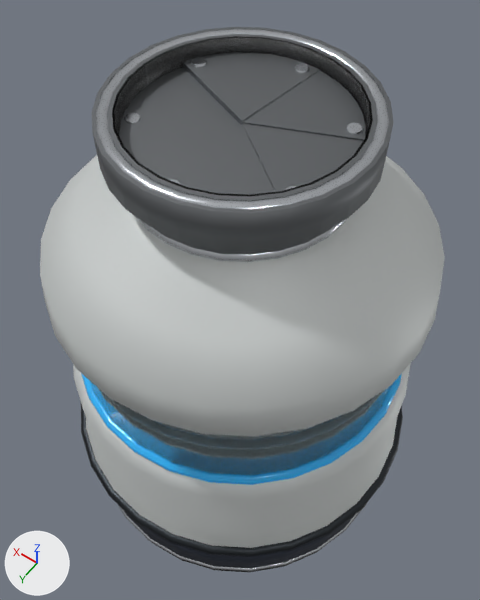
Before and after pictures for a commit that changed the Blender file Assets/Game/Art/Models/_Source~/models/gear/bottled_singularity.blend.
Before and after are seen from a camera (50 mm lens) standing at (-0.087, 0.123, 0.296) and looking at (0.004, -0.005, 0.096). The axes (+X, +Y, +Z) are drawn at lower left. The lights are the same throughout. The first picture is the older version.

Names of what the first picture shows: 'Mesh_BottledSingularity_Band', 'Mesh_BottledSingularity_RimLight', 'Mesh_FlaskBody_Squat_Cowl', 'Mesh_FlaskBody_Squat_Shell', 'Mesh_FlaskBody_Squat_Window', 'Mesh_FlaskCollar_Iris_Leaf_1', 'Mesh_FlaskCollar_Iris_Leaf_2', 'Mesh_FlaskCollar_Iris_Leaf_3', 'Mesh_FlaskCollar_Iris_Leaf_4', 'Mesh_FlaskCollar_Iris_Leaf_5', 'Mesh_FlaskCollar_Iris_Leaf_6', 'Mesh_FlaskCollar_Iris_Ring' and 1 more.
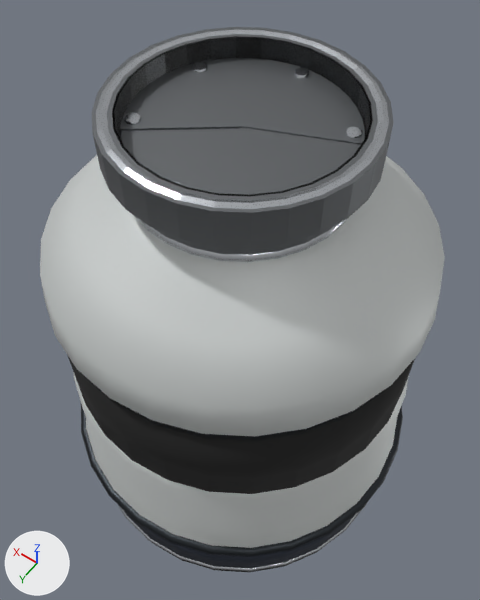
Edits to the bpy script that builds the scene:
```text
Change me_mesh_flaskbody_squat_window:
    where me_mesh_flaskbody_squat_window.from_pydata(...)  # 112 vertices, 112 faces; spans x -0.0605..0.0605, y -0.0605..0.0605, z 0.083..0.124
    remove me_mesh_flaskbody_squat_window.materials.append(mat_mat_glass_canopy_tinted)  # light grey #aec4cc
    add me_mesh_flaskbody_squat_window.materials.append(mat_mat_plastic_rubber_black)  # black #1a1a1a
Change me_mesh_flaskcollar_iris_ring:
    where me_mesh_flaskcollar_iris_ring.from_pydata(...)  # 532 vertices, 560 faces; spans x -0.04..0.04, y -0.04..0.04, z 0.0..0.0206
    used by ob_mesh_flaskcollar_iris_ring; location = (0.0, 0.0, 0.168)
    me_mesh_flaskcollar_iris_ring part 1: all faces are now shaded flat (392 of 560 changed)
Change ob_mesh_flaskbody_squat_window:
    ob_mesh_flaskbody_squat_window.location: (0.0, 0.0, 0.0) -> (0.0, 0.0, -0.0112)
    ob_mesh_flaskbody_squat_window.scale: (1.0, 1.0, 1.0) -> (1.07, 1.07, 1.07)
Change ob_mesh_flaskcollar_iris_leaf_2:
    ob_mesh_flaskcollar_iris_leaf_2.location: (0.0, 0.0305, 0.1811) -> (-0.0002, 0.0302, 0.1803)
Change ob_mesh_flaskcollar_iris_leaf_3:
    ob_mesh_flaskcollar_iris_leaf_3.location: (-0.0264, 0.0152, 0.1815) -> (-0.0264, 0.0152, 0.1805)
Change ob_mesh_flaskcollar_iris_leaf_4:
    ob_mesh_flaskcollar_iris_leaf_4.location: (-0.0264, -0.0152, 0.1818) -> (-0.0264, -0.0152, 0.1805)
Change ob_mesh_flaskcollar_iris_leaf_5:
    ob_mesh_flaskcollar_iris_leaf_5.location: (0.0, -0.0305, 0.1822) -> (0.0, -0.0305, 0.1808)
Change ob_mesh_flaskcollar_iris_leaf_6:
    ob_mesh_flaskcollar_iris_leaf_6.location: (0.0264, -0.0152, 0.1825) -> (0.0264, -0.0152, 0.1807)
```

Changed parts and their boxes [x1, y1, x2, y2] in the pictures (480 x 600 px):
'Mesh_FlaskBody_Squat_Window', recoloured, moved, rescaled: before [90, 381, 392, 476]; after [68, 356, 415, 494]
'Mesh_FlaskCollar_Iris_Leaf_5', moved: before [242, 63, 366, 141]; after [243, 65, 365, 144]
'Mesh_FlaskCollar_Iris_Leaf_6', moved: before [183, 52, 320, 125]; after [193, 58, 294, 125]
'Mesh_FlaskCollar_Iris_Leaf_4', moved: before [242, 123, 366, 192]; after [242, 126, 362, 192]
'Mesh_FlaskCollar_Iris_Leaf_2', moved: before [119, 108, 240, 184]; after [121, 128, 240, 185]
'Mesh_FlaskCollar_Iris_Leaf_3', moved: before [163, 125, 296, 195]; after [166, 128, 274, 195]
part 1 of me_mesh_flaskcollar_iris_ring, shading changed: [96, 30, 388, 255] in both
